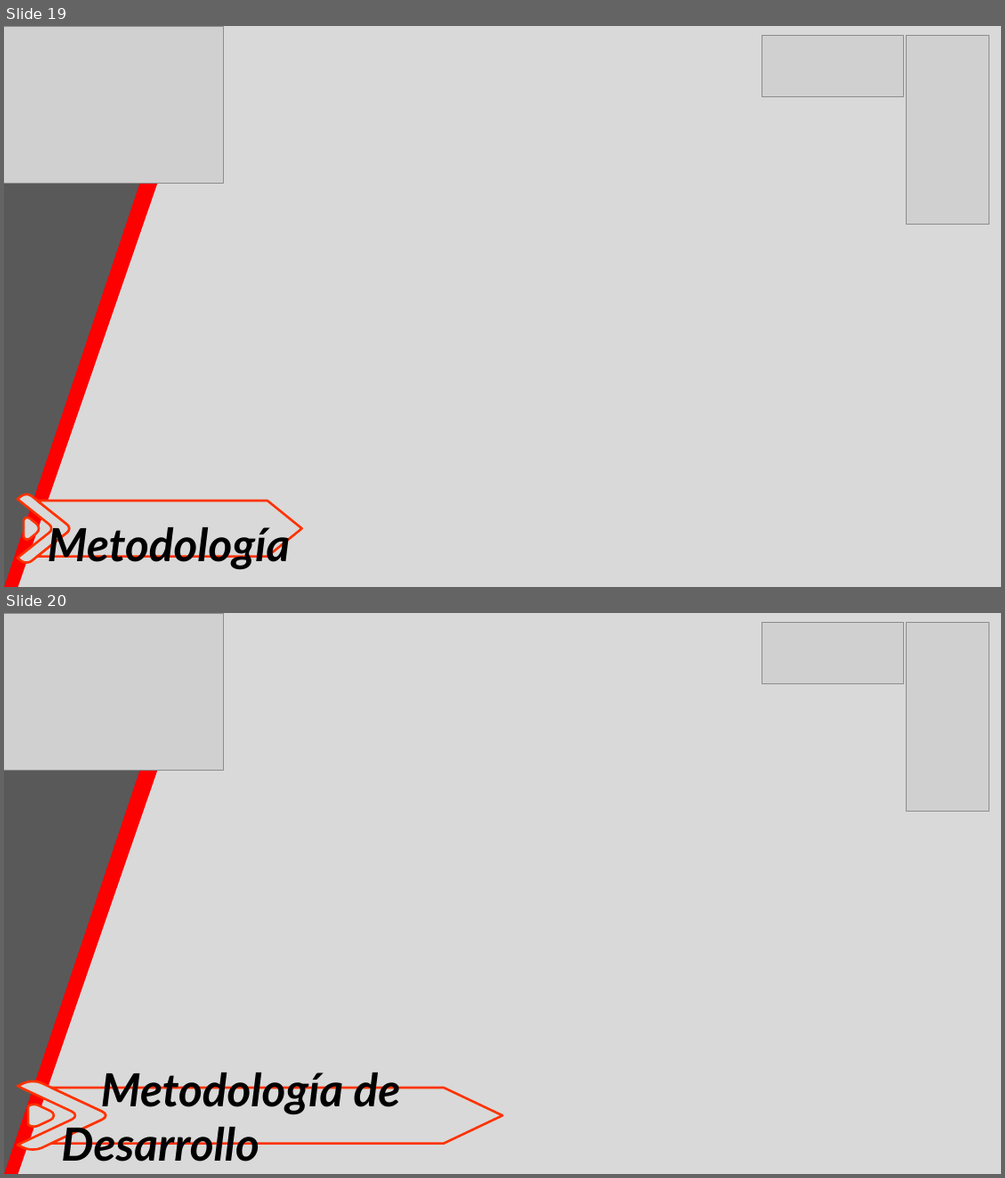
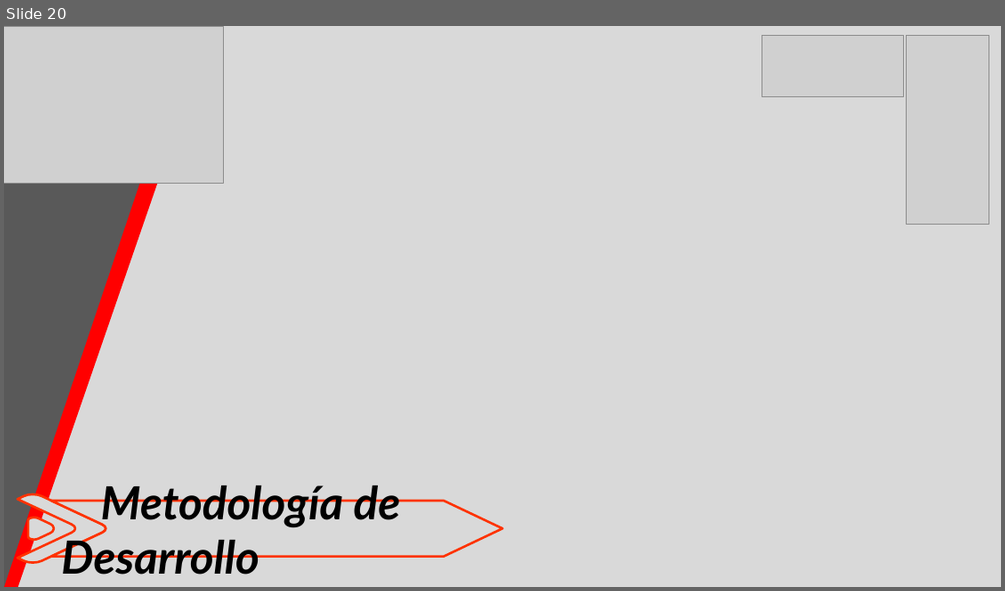
Before and after one commit to Alfiie1203/PresentacionTesis, a slide deck: Presentacion tesis.pptx. Shown one above the other, each under a label of ours: slides 19 and 20 before the commit, slide 20 after it. The pictures are 1005x1178 and 1005x591 pixels, drawn with LibreOffice and Linux fonts; fonts in the diff are those of the drawing; grey boxes stand for pictures. Boxes give left, top, right and bottom in pixels: in the first picture for what was removed or moved away, otherwise in the second. Text is boxed around its words. In the diff, an @@ line names an element or a change of style, - is before the commit and + after.

```diff
--- a/Presentacion tesis.pptx
+++ b/Presentacion tesis.pptx
@@ slide 19 removed at <box>4,26,1001,587</box>, background #D9D9D9 @@
@@ triangle removed at <box>4,26,212,587</box> @@
@@ triangle removed at <box>4,26,193,587</box> @@
@@ picture removed at <box>4,26,223,183</box> @@
@@ picture removed at <box>761,35,903,96</box> @@
@@ picture removed at <box>906,35,989,224</box> @@
@@ freeform shape removed at <box>17,494,70,562</box> @@
@@ freeform shape removed at <box>38,501,302,556</box> @@
-Metodología
@@ freeform shape removed at <box>24,517,39,540</box> @@
```
Also in this commit, not shown: 1 slide changed, 1 slide added.
